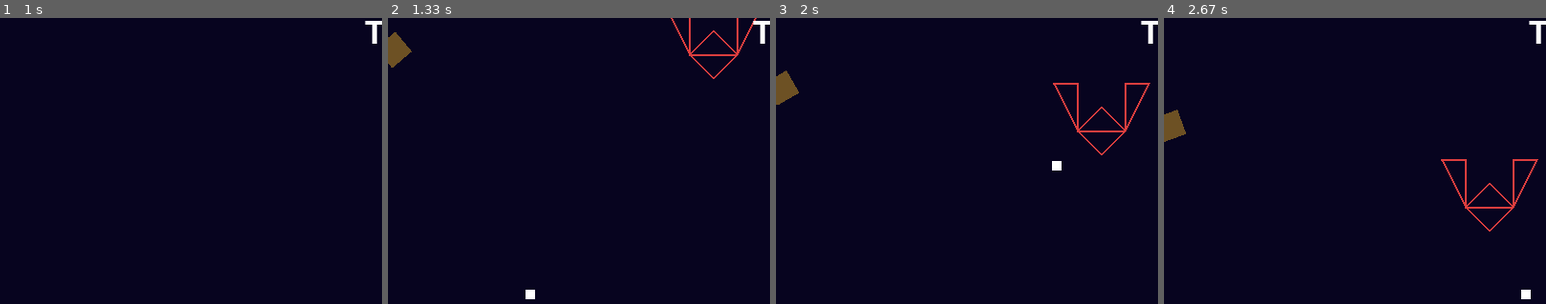
Above: before the commit, frames 1-4 (left to right).
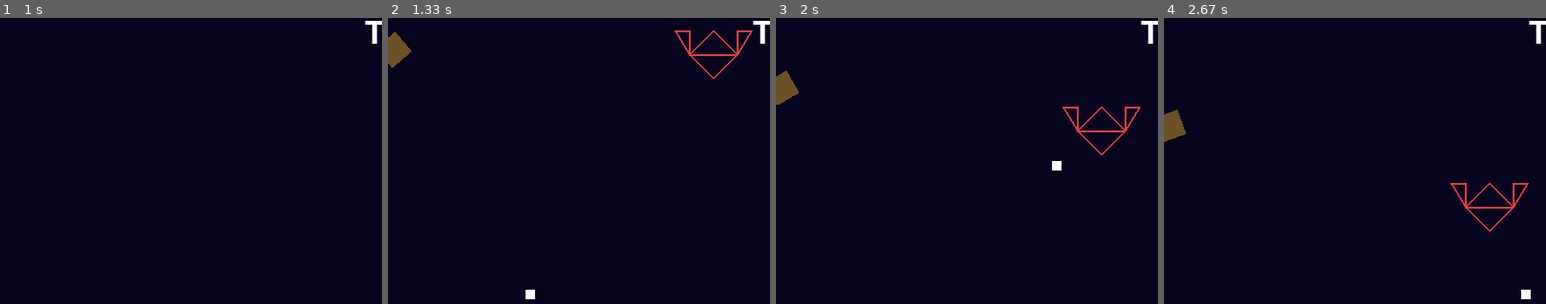
Above: after the commit, the same moments.

Repository: gnikkoch96/pygame-projects
Game: pygame game, started from test_game/shootemup_game/main.py
Same seed, same stepped clock (60 frames per second), same inputs: the game is played once before the commit and once after it.
Inputs (mouse positions are % of the whole screen's width and height, from its top left):
- Up to frame 1 (1 s): tap Space at 0.33 s; tap Enter at 0.67 s
- Up to frame 2 (1.33 s): hold Right from 1 s (still down); tap Space at 1.07 s
- Up to frame 3 (2 s): tap Space at 1.37, 1.57, 1.87 s; release Right at 1.47 s; hold Right 1.5-1.97 s
- Up to frame 4 (2.67 s): click (26, 51) at 2.05 s; hold Left from 2.33 s (still down); tap Space at 2.4 s
The pictures show only the part of the screen within x 33-83%, y 0-50%; the shares and areas given below are measured in that part.

Frame 1 is identical in both runs. In frame 2, 0.2% of the frame differs, in the area x 74-97%, y 0-13%; in frame 3, 0.4%, in the area x 72-98%, y 22-40%; in frame 4, 0.4%.

Commit message:
feat: update enemy ship body

Diff:
--- a/test_game/shootemup_game/entities/enemy.py
+++ b/test_game/shootemup_game/entities/enemy.py
@@ -54,8 +54,8 @@
                             self.color,
                             [
                                 (self.x, self.y),
-                                (self.x - 25, self.y - self.height),
-                                (self.x, self.y - self.height)
+                                (self.x - 15, self.y - self.height // 2),
+                                (self.x, self.y - self.height // 2)
                             ],
                             width=2)
         # right wing
@@ -63,8 +63,8 @@
                             self.color,
                             [
                                 (self.x + self.width, self.y),
-                                (self.x + self.width + 25, self.y - self.height),
-                                (self.x + self.width, self.y - self.height)
+                                (self.x + self.width + 15, self.y - self.height // 2),
+                                (self.x + self.width, self.y - self.height // 2)
                             ],
                             width=2)
 
--- a/test_game/shootemup_game/main.py
+++ b/test_game/shootemup_game/main.py
@@ -74,7 +74,7 @@
     # check for bullet collisions
     for bullet in bullet_pool.active_bullets[:]:
 
-        # bullet/meteor collision
+        # bullet -> meteor collision
         for meteor in meteor_pool.active_meteors[:]:
             # only collide when bullet comes from owner
             if bullet.rect.colliderect(meteor.rect) and bullet.owner == BulletOwner.PLAYER:
@@ -96,10 +96,15 @@
 
                 score += score_earned
 
-        # bullet -> player collision
+        # enemy bullet -> player collision
         if bullet.owner == BulletOwner.ENEMY and bullet.rect.colliderect(player.hitbox):
             bullet.is_alive = False
             show_game_over_dialog()
+
+        # player bullet -> enemy collision
+        # for enemy in enemy_pool.active_enemies[:]:
+        #     if bullet.owner == BulletOwner.PLAYER and bullet.rect.collidedict(enemy.hitbox):
+        #         pass
 
 
 
